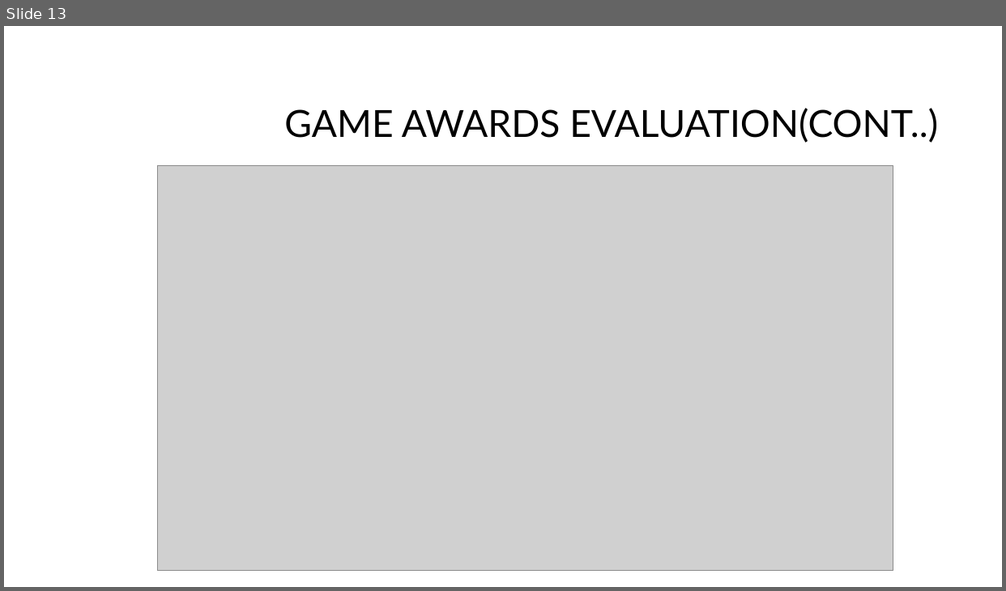
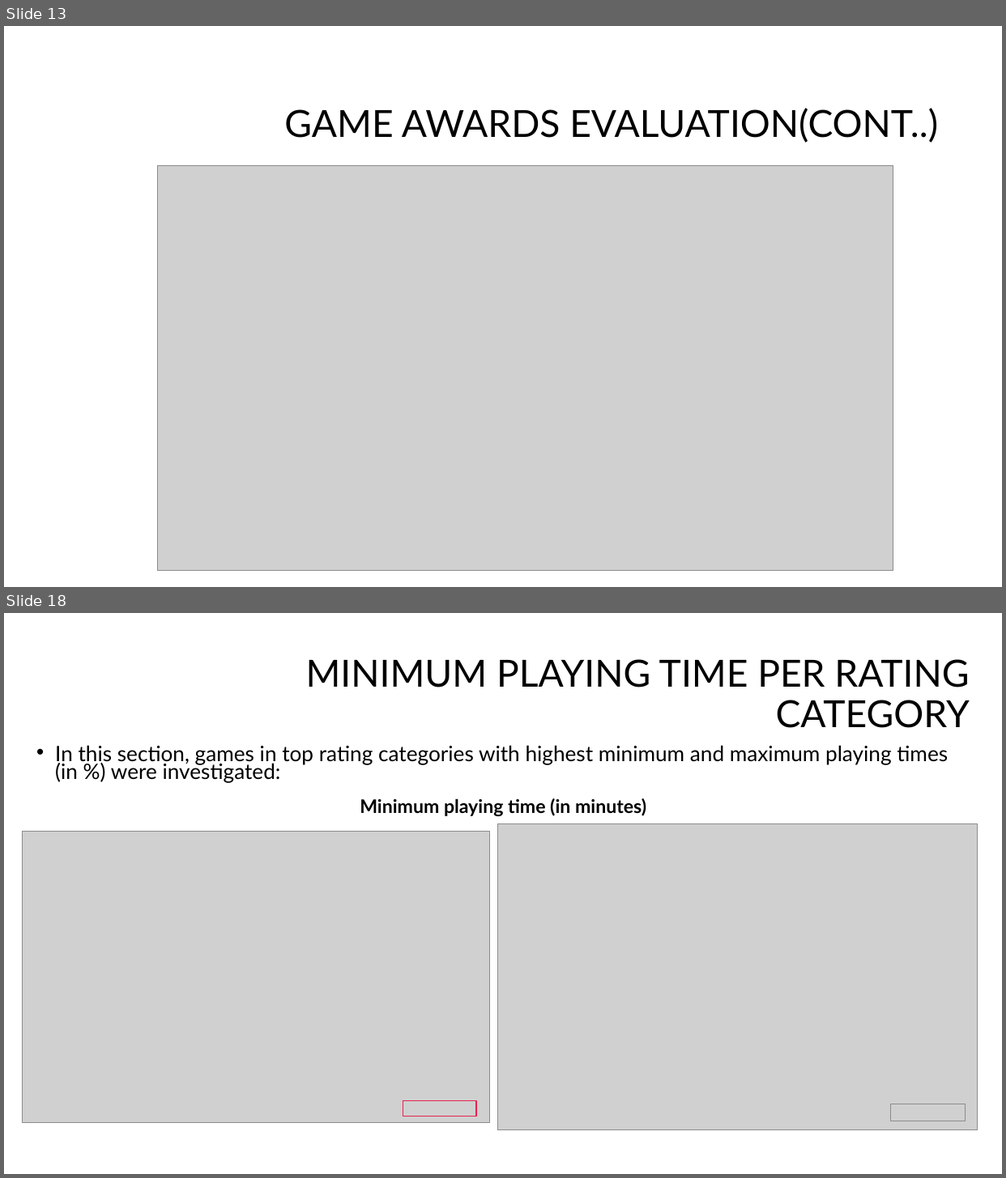
Before and after one commit to suhitasva/Python_EDA_Project_SVA, a slide deck: Boardgame_analysis_presentation.pptx. Shown one above the other, each under a label of ours: slide 13 before the commit, slides 13 and 18 after it; the slides between them are not shown. The pictures are 1006x591 and 1006x1178 pixels, drawn with LibreOffice and Linux fonts; fonts in the diff are those of the drawing; grey boxes stand for pictures; background and template pictures are left out. Boxes give left, top, right and bottom in pixels: in the first picture for what was removed or moved away, otherwise in the second. Text is boxed around its words. In the diff, an @@ line names an element or a change of style, - is before the commit and + after.

Commit message:
Slides created for genre and playing time evaluation, takeaways and future work

```diff
--- a/Boardgame_analysis_presentation.pptx
+++ b/Boardgame_analysis_presentation.pptx
@@ slide 18 added at [4,613,1002,1174], background #FFFFFF @@
@@ title added at [306,659,970,728], 36 pt, text #000000 @@
+MINIMUM PLAYING TIME PER RATING CATEGORY
@@ text added at [55,745,948,782], 20.4 pt, text #000000 @@
+• In this section, games in top rating categories with highest minimum and maximum playing times (in %) were investigated:
@@ text added at [360,798,646,816], 18 pt, text #000000, bold @@
+Minimum playing time (in minutes)
@@ picture added at [497,824,978,1130] @@
@@ picture added at [22,832,490,1122] @@
@@ rectangle added at [403,1101,476,1117], outline #E5224E 1 pt @@
@@ picture added at [891,1105,965,1122] @@
```
Also in this commit, not shown: 8 slides changed, 6 other slides added.
